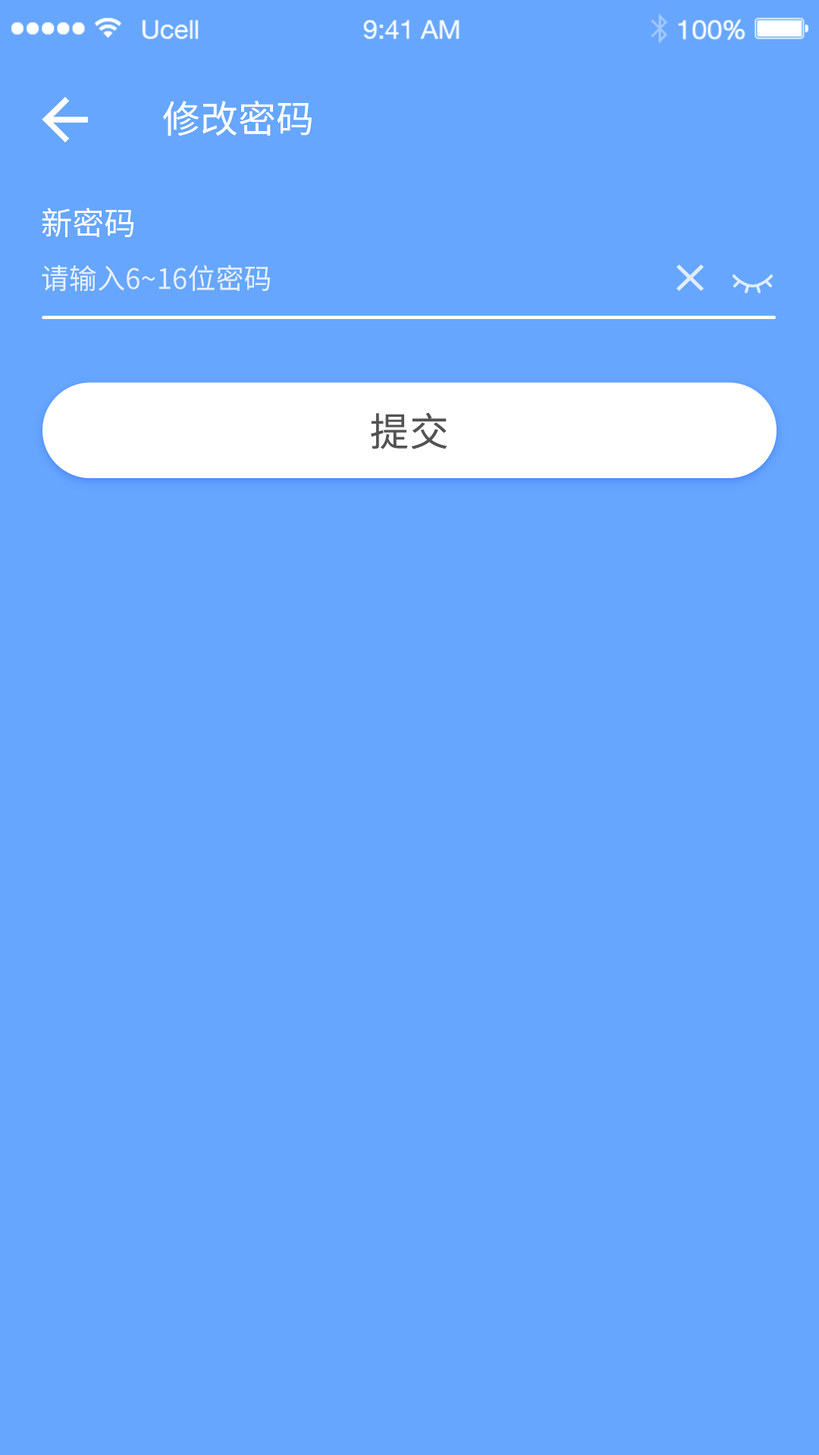
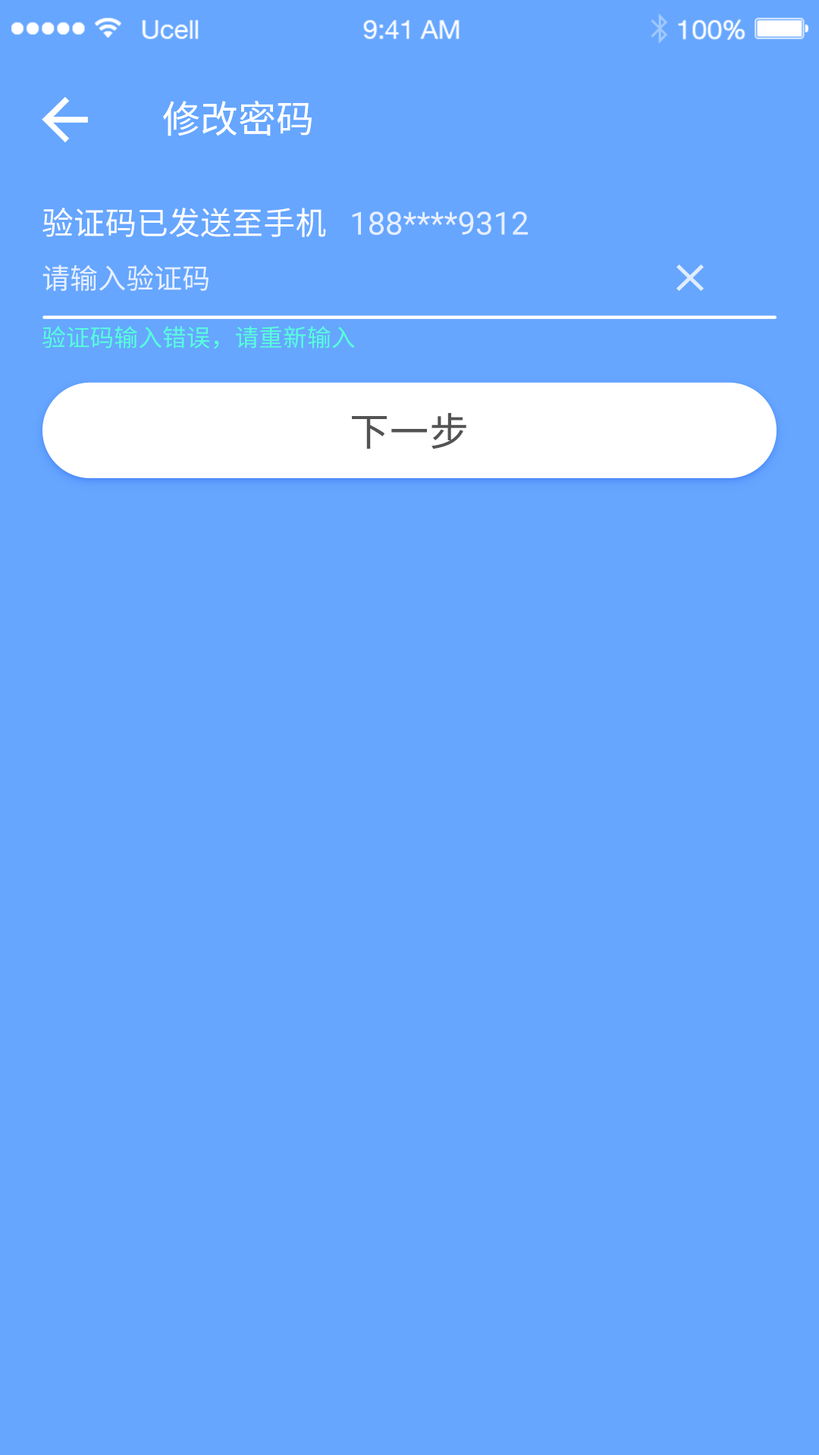
Layers edited between the first and the second (819, 1455) image:
showed group "输入验证码" (11 layers) over box(42, 207, 777, 450)
hid group "创建新密码" (10 layers) over box(41, 207, 777, 450)
